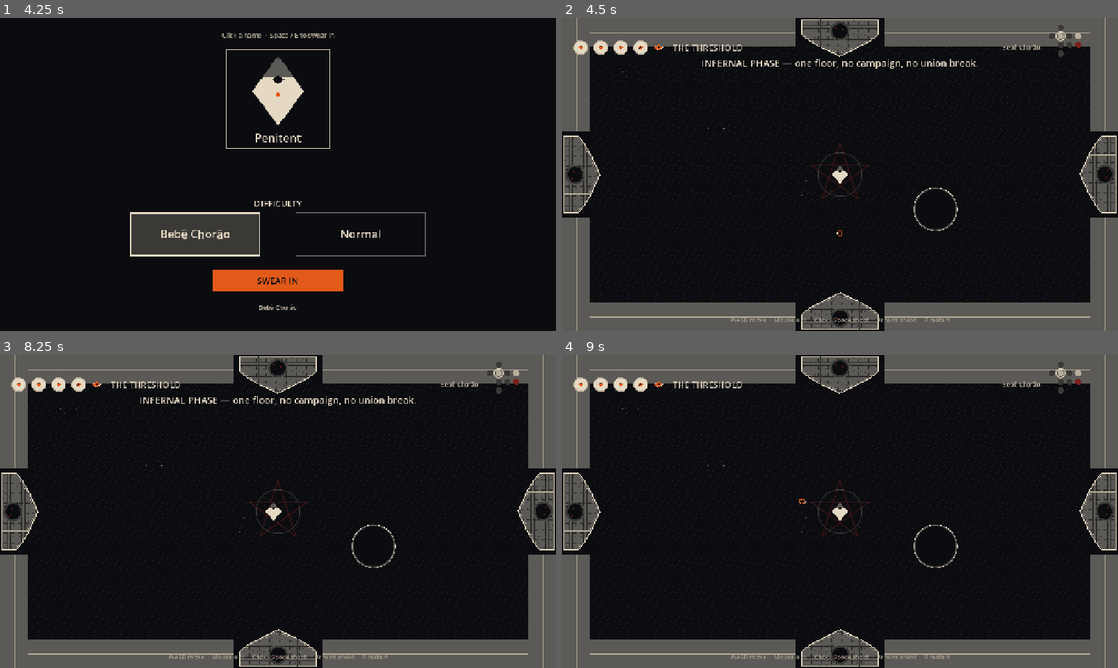
Above: before the commit, frames 1-4 (two rows, left to right).
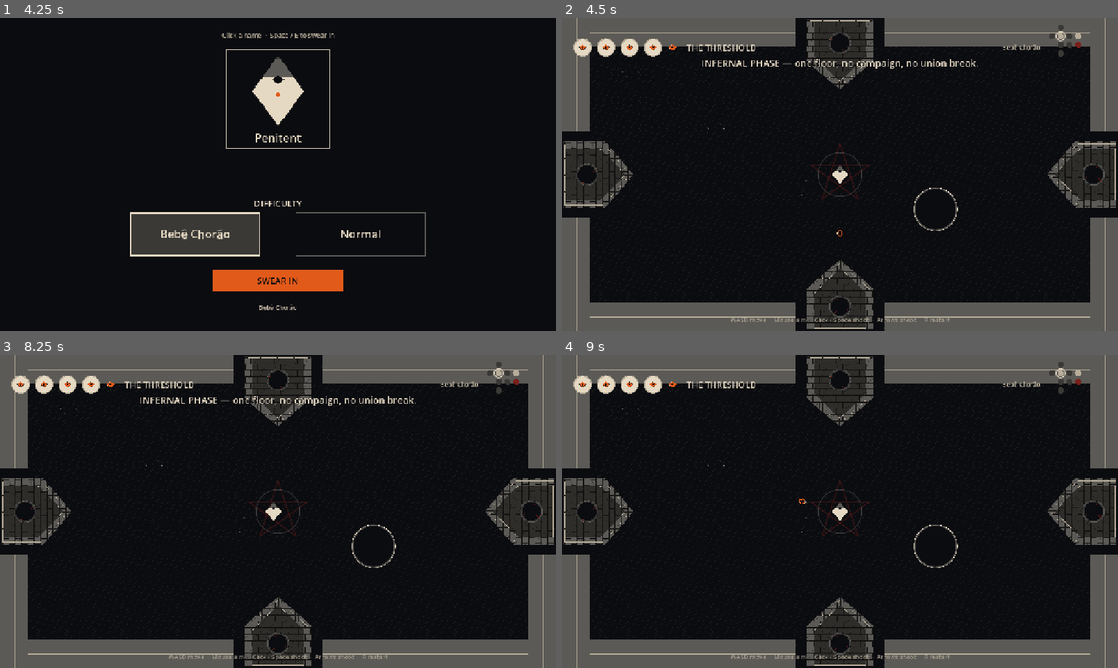
Above: after the commit, the same moments.

Repository: camiloprado/InfernalPhase
Game: Godot game, scene res://scenes/floor.tscn
The game is run twice, just before and just after one commit, with the same random seed, the same clock (stepped at 60 frames per second) and the same inputs.
Inputs (mouse positions are in pixels of both pictures, inside the frame that each line leads up to):
- Up to frame 1 (4.25 s): click "Normal" at 0.5 s; click "Normal" at 1.25 s; click "Caim" at 2 s; click "Lilith" at 2.75 s; click "Bebê Chorão" at 3.5 s
- Up to frame 2 (4.5 s): click "SWEAR IN" at 4.25 s
- Up to frame 3 (8.25 s): tap Enter at 5 s; move the mouse to (400, 495) at 5.02 s; hold D (move_right) 5.03-5.78 s; tap Down (aim_down) at 5.1 s; click (400, 495) at 5.17 s; tap A (move_left) every 0.75 s from 5.75 to 8 s; move the mouse to (166, 527) at 5.77 s; hold S (move_down) 5.78-6.53 s; tap Left (aim_left) at 5.85 s; move the mouse to (333, 442) at 6.52 s; hold D (move_right) 6.53-7.28 s; tap Right (aim_right) at 6.6 s; move the mouse to (250, 574) at 7.27 s; hold W (move_up) 7.28-8.03 s; tap Up (aim_up) at 7.35 s; click (250, 574) at 7.42 s; move the mouse to (444, 558) at 8.02 s; hold A (move_left) from 8.03 s (still down); hold E (interact) from 8.03 s (still down)
- Up to frame 4 (9 s): keep holding A (move_left); tap R (restart) at 8.75 s; move the mouse to (673, 464) at 8.77 s; release E (interact) at 8.78 s; tap Space (shoot) at 8.85 s

Frame 1 is identical in both runs. In frame 2, 7.4% of the frame differs, in the area x 0-100%, y 0-100%; in frame 3, 7.4%; in frame 4, 7.5%.

Commit message:
Paint tall Gothic masonry arches and Bone-seal hearts.
Doors are 384x320 lancets with chunky Ash courses, a recessed leaf, and circular Ember or cracked seals and no Bone halo. Hearts are Bone disks with an Ember diamond, hollow Ash empties, and rim chips instead of a red X. Look dump now writes a left-strip HUD crop and a close pit plate.

Co-authored-by: camilovgprado21 <camilovgprado21@gmail.com>

Diff:
--- a/scripts/floor.gd
+++ b/scripts/floor.gd
@@ -436,7 +436,7 @@
 
 
 func _look_dump() -> void:
-	# Doors + HUD + start only. Pit / shots stills stay on the last PASS.
+	# Doors plate, dedicated HUD crop (no arch), clear pit plate. Shots stay on last PASS.
 	if camera:
 		camera.position_smoothing_enabled = false
 		camera.zoom = Vector2.ONE
@@ -457,12 +457,25 @@
 	Game.hearts = 2
 	Game.max_hearts = 4
 	Game.hearts_changed.emit(2, 4)
+	if current:
+		current.set_door_sprites_visible(false)
+	if ui:
+		ui.hint.visible = false
+		if ui.minimap:
+			ui.minimap.visible = false
 	await get_tree().process_frame
 	await get_tree().create_timer(0.12).timeout
 	_qa_hud_crop()
 	Game.hearts = keep_h
 	Game.max_hearts = keep_max
 	Game.hearts_changed.emit(keep_h, keep_max)
+	if ui:
+		ui.hint.visible = true
+		if ui.minimap:
+			ui.minimap.visible = true
+	await _qa_pit_still()
+	if current:
+		current.set_door_sprites_visible(true)
 	if player:
 		player.global_position = rooms[Vector2i.ZERO].center_global()
 		if camera:
@@ -471,18 +484,48 @@
 
 
 func _qa_hud_crop() -> void:
+	# Left strip only — hearts + title. Full-width top crop still contained the north arch.
 	var tex := get_viewport().get_texture()
 	if tex == null:
 		return
 	var img := tex.get_image()
 	if img == null:
 		return
-	var w := img.get_width()
-	var h := mini(96, img.get_height())
-	var crop := img.get_region(Rect2i(0, 0, w, h))
+	var crop := img.get_region(Rect2i(8, 4, 560, 84))
 	_write_look("hud", crop)
 	crop.save_png("/workspace/gate/hud.png")
 	crop.save_png("/opt/cursor/artifacts/hud.png")
+
+
+func _qa_pit_still() -> void:
+	# Close plate: Void disk + Ash/Bone lip + player on the rim. Doors hidden so this
+	# cannot be read as another arch still. Pit art is Game-owned; this is the look still.
+	var start: Room = rooms.get(Vector2i.ZERO)
+	if start == null or player == null or camera == null or not start.has_pit:
+		return
+	start.set_door_sprites_visible(false)
+	player.global_position = start.pit_global() + Vector2(-86.0, 6.0)
+	camera.zoom = Vector2(1.7, 1.7)
+	camera.global_position = start.pit_global() + Vector2(-28.0, 0.0)
+	camera.reset_smoothing()
+	await get_tree().process_frame
+	await get_tree().create_timer(0.2).timeout
+	var tex := get_viewport().get_texture()
+	if tex == null:
+		return
+	var img := tex.get_image()
+	if img == null:
+		return
+	var cw := img.get_width()
+	var ch := img.get_height()
+	var rw := mini(880, cw)
+	var rh := mini(560, ch)
+	var rx := maxi((cw - rw) / 2, 0)
+	var ry := maxi((ch - rh) / 2, 0)
+	var crop := img.get_region(Rect2i(rx, ry, rw, rh))
+	_write_look("pit", crop)
+	crop.save_png("/workspace/gate/pit.png")
+	crop.save_png("/opt/cursor/artifacts/pit.png")
 
 
 func _qa_shot(shot_name: String, to_gate: bool = false, look_name: String = "") -> void:
--- a/scripts/room.gd
+++ b/scripts/room.gd
@@ -13,9 +13,10 @@
 
 const DOOR_SHEET := "res://assets/sprites/doors.png"
 const ENV_SHEET := "res://assets/sprites/env.png"
-## Arch lip past the inner wall face. Depth on the wall axis is WALL + this (92px).
-## Inset from the gap ColorRect center toward the room is half of this (14px).
-const DOOR_REVEAL := 28.0
+## Arch lip past the inner wall face. Depth on the wall axis is WALL + this (167px).
+## Inset from the gap ColorRect center toward the room is half of this (51px).
+## Tall lancet (384×320 cell → 200×167) so it reads as a gothic arch, not a squat shield.
+const DOOR_REVEAL := 103.0
 
 var room_id: String = ""
 var grid := Vector2i.ZERO
@@ -455,9 +456,7 @@
 	var cell := atlas.region.size
 	var opening := maxf(rect.size.x, rect.size.y)
 	var depth := Game.WALL + DOOR_REVEAL
-	# Width matches the 200px carved gap. Height matches the 64px wall plus
-	# a 28px crown so the frontal sheet sits on the masonry instead of
-	# standing ~100px into the floor.
+	# Uniform scale: 200×167 slot on a 384×320 cell (~0.521). Circles stay circles.
 	spr.scale = Vector2(
 		opening / maxf(cell.x, 1.0),
 		depth / maxf(cell.y, 1.0)
@@ -493,6 +492,13 @@
 	_door_art[dir] = art
 
 
+func set_door_sprites_visible(on: bool) -> void:
+	for dir in _door_art.keys():
+		var art: Node = _door_art[dir]
+		if art is CanvasItem:
+			(art as CanvasItem).visible = on
+
+
 func _draw_door(node: Node2D) -> void:
 	var blocked := bool(node.get_meta("blocked", false))
 	var dest_kind: Kind = Kind.COMBAT
@@ -501,31 +507,31 @@
 			dest_kind = (neighbors[dir] as Room).kind
 			break
 	var heavy := dest_kind == Kind.START
-	var span := 94.0 if heavy else 86.0
-	var rise := 38.0 if heavy else 32.0
+	var span := 96.0 if heavy else 88.0
+	var rise := 58.0 if heavy else 52.0
 	var pts := PackedVector2Array()
-	pts.append(Vector2(-span, 28.0))
-	pts.append(Vector2(-span, 6.0))
+	pts.append(Vector2(-span, 42.0))
+	pts.append(Vector2(-span, 4.0))
 	pts.append(Vector2(0.0, -rise))
-	pts.append(Vector2(span, 6.0))
-	pts.append(Vector2(span, 28.0))
-	# Solid Ash masonry slab + Bone inlay. No gray shield, no punched oval.
-	node.draw_colored_polygon(pts, Palette.ASH_MID)
-	node.draw_polyline(pts, Palette.BONE, 3.0, true)
+	pts.append(Vector2(span, 4.0))
+	pts.append(Vector2(span, 42.0))
+	# Masonry lancet + thin Bone inlay. No Bone halo on the seal (that was the white oval).
+	node.draw_colored_polygon(pts, Palette.ASH)
+	node.draw_polyline(pts, Palette.BONE_DIM, 2.0, true)
 	if heavy:
-		node.draw_line(Vector2(-span * 0.4, 22.0), Vector2(-span * 0.18, -rise * 0.3), Palette.BONE_DIM, 2.0)
-		node.draw_line(Vector2(span * 0.4, 22.0), Vector2(span * 0.18, -rise * 0.3), Palette.BONE_DIM, 2.0)
-	var seal_c := Vector2(0.0, 8.0)
-	var seal_r := 22.0 if heavy else 18.0
+		node.draw_line(Vector2(-span * 0.35, 36.0), Vector2(-span * 0.12, -rise * 0.35), Palette.BONE_DIM, 2.0)
+		node.draw_line(Vector2(span * 0.35, 36.0), Vector2(span * 0.12, -rise * 0.35), Palette.BONE_DIM, 2.0)
+	var seal_c := Vector2(0.0, 14.0)
+	var seal_r := 26.0 if heavy else 22.0
 	if blocked:
-		node.draw_circle(seal_c, seal_r + 3.0, Palette.BONE)
+		node.draw_circle(seal_c, seal_r + 2.0, Palette.ASH_MID)
 		node.draw_circle(seal_c, seal_r, Palette.EMBER)
 	else:
-		node.draw_circle(seal_c, seal_r + 3.0, Palette.ASH)
+		node.draw_circle(seal_c, seal_r + 2.0, Palette.ASH)
 		node.draw_circle(seal_c, seal_r, Palette.VOID)
-		node.draw_arc(seal_c, seal_r - 1.0, 0.4, PI - 0.35, 10, Palette.ASH_MID, 2.5, true)
-		node.draw_line(seal_c + Vector2(seal_r * 0.2, -seal_r * 0.15), seal_c + Vector2(seal_r * 0.55, seal_r * 0.35), Palette.WOUND, 1.5)
-		node.draw_line(seal_c + Vector2(-seal_r * 0.45, seal_r * 0.1), seal_c + Vector2(-seal_r * 0.15, seal_r * 0.55), Palette.WOUND, 1.5)
+		node.draw_arc(seal_c, seal_r - 1.0, 0.35, 1.1, 8, Palette.ASH_MID, 2.0, true)
+		node.draw_line(seal_c + Vector2(seal_r * 0.55, -seal_r * 0.35), seal_c + Vector2(seal_r * 0.82, -seal_r * 0.05), Palette.WOUND, 1.5)
+		node.draw_line(seal_c + Vector2(-seal_r * 0.70, seal_r * 0.25), seal_c + Vector2(-seal_r * 0.40, seal_r * 0.55), Palette.WOUND, 1.5)
 
 
 func _set_door_blocked(dir: int, blocked: bool) -> void:
--- a/scripts/ui.gd
+++ b/scripts/ui.gd
@@ -103,7 +103,7 @@
 		if pip:
 			var h := TextureRect.new()
 			h.mouse_filter = Control.MOUSE_FILTER_IGNORE
-			h.custom_minimum_size = Vector2(40, 40)
+			h.custom_minimum_size = Vector2(48, 48)
 			h.expand_mode = TextureRect.EXPAND_IGNORE_SIZE
 			h.stretch_mode = TextureRect.STRETCH_KEEP_ASPECT_CENTERED
 			h.texture_filter = CanvasItem.TEXTURE_FILTER_NEAREST
@@ -112,7 +112,7 @@
 		else:
 			var h := HeartPip.new()
 			h.state = state
-			h.custom_minimum_size = Vector2(40, 40)
+			h.custom_minimum_size = Vector2(48, 48)
 			hearts.add_child(h)
 	_pip(Sprites.cell("res://assets/sprites/hearts.png", 4, 1, 3, 0), 30)
 	if Game.pierce > 0:
@@ -176,17 +176,17 @@
 			HIT:
 				draw_circle(c, r, Palette.BONE_DIM)
 				draw_arc(c, r, 0.0, TAU, 18, Palette.ASH, 1.5, true)
-				# Irregular Wound fissures from the rim — not a slash-X.
-				draw_line(c + Vector2(r * 0.15, -r * 0.2), c + Vector2(r * 0.62, r * 0.28), Palette.WOUND, 2.0)
-				draw_line(c + Vector2(-r * 0.55, r * 0.05), c + Vector2(-r * 0.12, r * 0.58), Palette.WOUND, 1.5)
-				draw_line(c + Vector2(-r * 0.1, -r * 0.55), c + Vector2(r * 0.22, -r * 0.18), Palette.WOUND, 1.5)
+				# Short rim chips — never a crossing X.
+				draw_line(c + Vector2(r * 0.55, -r * 0.35), c + Vector2(r * 0.82, -r * 0.08), Palette.WOUND, 2.0)
+				draw_line(c + Vector2(-r * 0.75, r * 0.20), c + Vector2(-r * 0.42, r * 0.48), Palette.WOUND, 1.5)
+				draw_line(c + Vector2(-r * 0.18, r * 0.72), c + Vector2(r * 0.12, r * 0.88), Palette.WOUND, 1.5)
 			EMPTY:
 				draw_arc(c, r, 0.0, TAU, 22, Palette.ASH, 2.5, true)
 			_:
 				draw_circle(c, r, Palette.BONE)
 				draw_colored_polygon(PackedVector2Array([
-					c + Vector2(0, -r * 0.38),
-					c + Vector2(r * 0.34, 0),
-					c + Vector2(0, r * 0.38),
-					c + Vector2(-r * 0.34, 0),
+					c + Vector2(0, -r * 0.42),
+					c + Vector2(r * 0.38, 0),
+					c + Vector2(0, r * 0.42),
+					c + Vector2(-r * 0.38, 0),
 				]), Palette.EMBER)
Binary file changed: assets/sprites/doors.png
Binary file changed: assets/sprites/hearts.png
Not shown, changed: LOOK-PASS-FIX.md
Not shown, changed: README.md
Not shown, changed: tools/gen_look_pass.py
